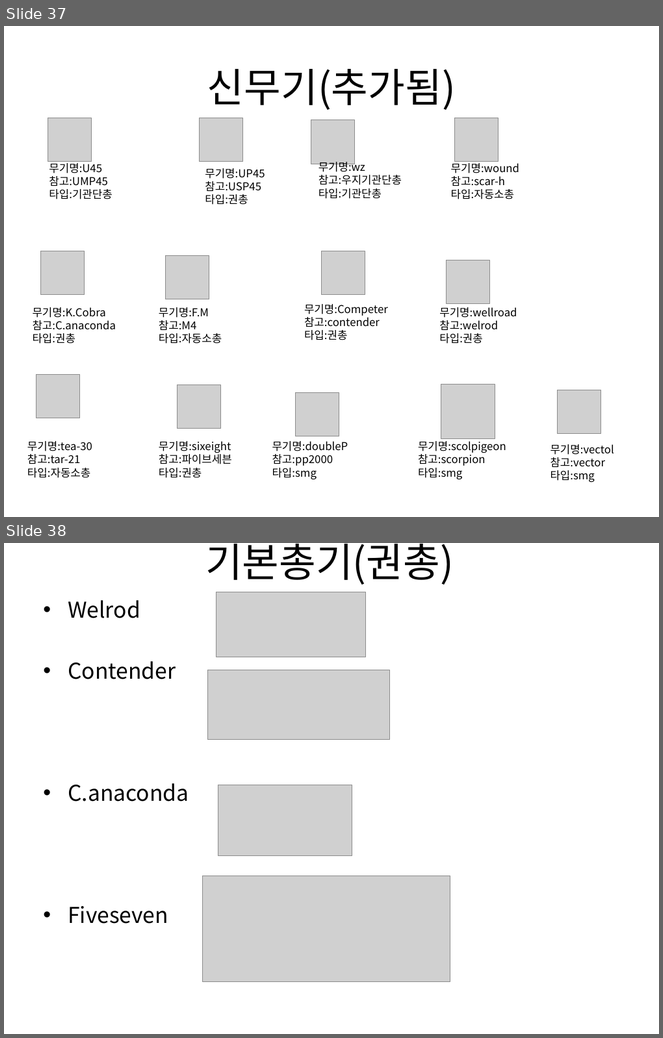
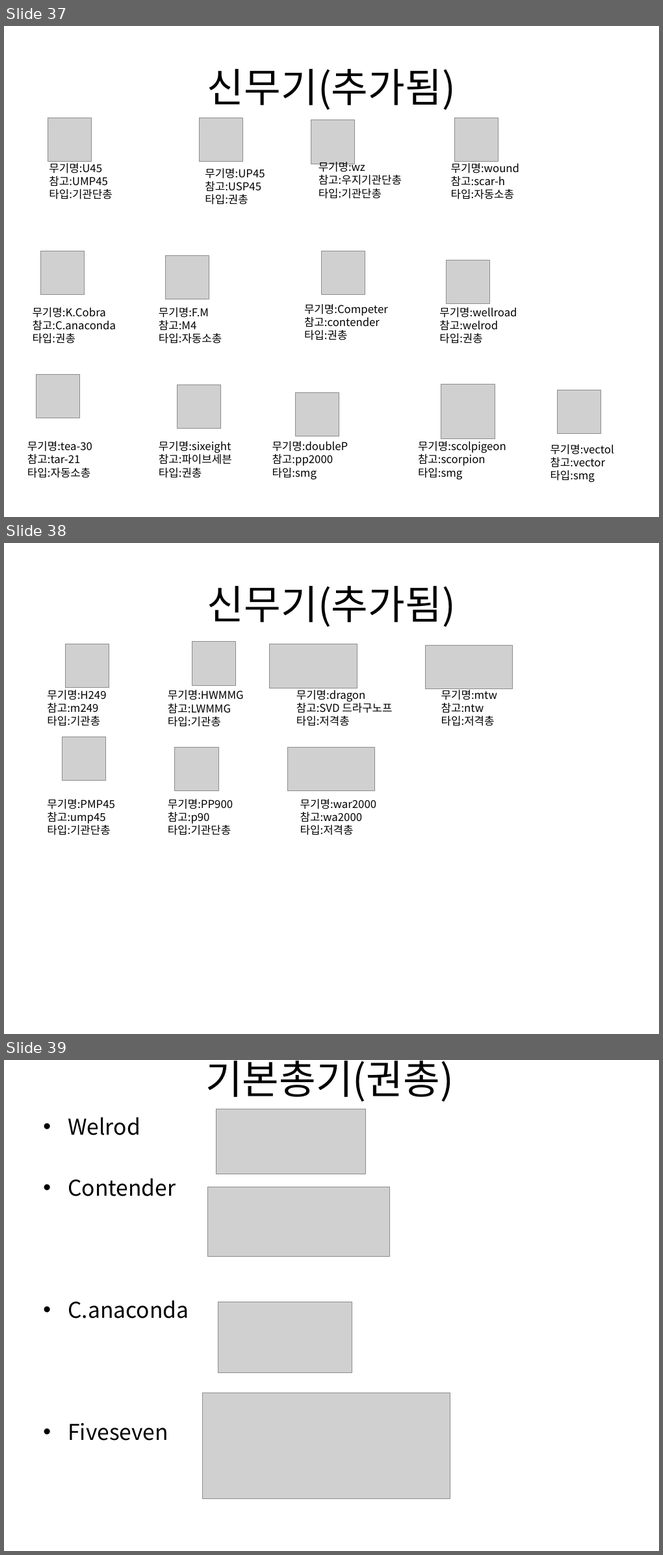
Before and after one commit to gkdlgndpdu/EscapeJail, a slide deck: EscapeJail/Assets/기획/스테이지1기획.pptx. Shown one above the other, each under a label of ours: slides 37 and 38 before the commit, slides 37, 38 and 39 after it. The pictures are 663x1038 and 663x1555 pixels, drawn with LibreOffice and Linux fonts; fonts in the diff are those of the drawing; grey boxes stand for pictures. Boxes give left, top, right and bottom in pixels: in the first picture for what was removed or moved away, otherwise in the second. Text is boxed around its words. In the diff, an @@ line names an element or a change of style, - is before the commit and + after.

Commit message:
저격총,기관총, 기관단총 추가

```diff
--- a/EscapeJail/Assets/기획/스테이지1기획.pptx
+++ b/EscapeJail/Assets/기획/스테이지1기획.pptx
@@ slide 38 added at [4, 543, 659, 1034], background #FFFFFF @@
@@ title added at [207, 586, 456, 627], 44 pt, text #000000 @@
+신무기(추가됨)
@@ picture added at [66, 644, 109, 689] @@
@@ picture added at [192, 642, 236, 686] @@
@@ picture added at [270, 644, 357, 689] @@
@@ picture added at [425, 645, 512, 689] @@
@@ text added at [47, 690, 106, 726], 12 pt, text #000000 @@
+무기명:H249
+참고:m249
+타입:기관총
@@ text added at [168, 690, 244, 727], 12 pt, text #000000 @@
+무기명:HWMMG
+참고:LWMMG
+타입:기관총
@@ text added at [296, 688, 392, 726], 12 pt, text #000000 @@
+무기명:dragon
+참고:SVD 드라구노프
+타입:저격총
@@ text added at [441, 688, 497, 726], 12 pt, text #000000 @@
+무기명:mtw
+참고:ntw
+타입:저격총
@@ picture added at [62, 737, 106, 781] @@
@@ picture added at [175, 747, 219, 791] @@
@@ picture added at [287, 747, 375, 791] @@
@@ text added at [47, 799, 115, 835], 12 pt, text #000000 @@
+무기명:PMP45
+참고:ump45
+타입:기관단총
@@ text added at [168, 799, 233, 835], 12 pt, text #000000 @@
+무기명:PP900
+참고:p90
+타입:기관단총
@@ text added at [300, 799, 376, 835], 12 pt, text #000000 @@
+무기명:war2000
+참고:wa2000
+타입:저격총
@@ what was slide 38 is now slide 39 @@
```
Also in this commit, not shown: 39 other files.
